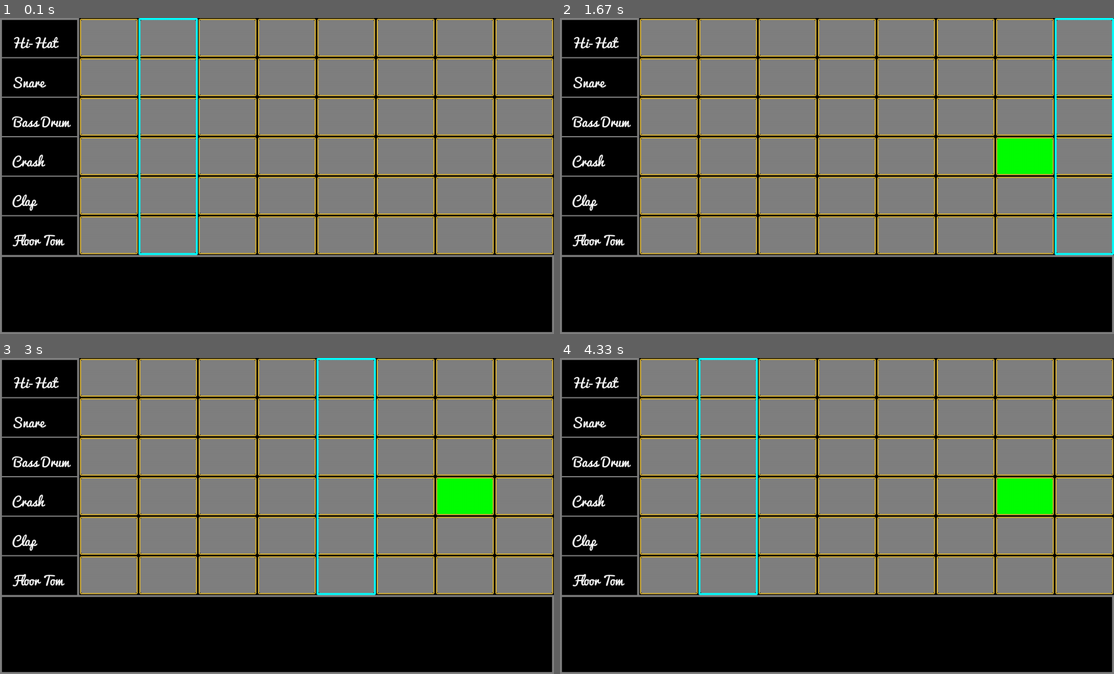
Above: before the commit, frames 1-4 (two rows, left to right).
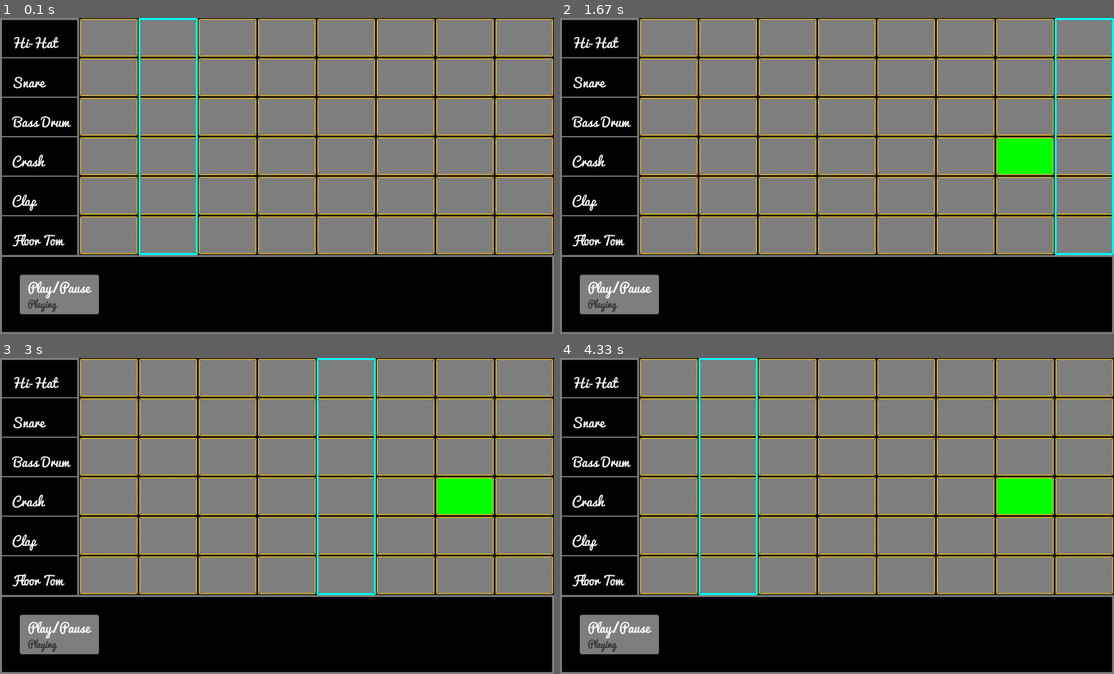
Above: after the commit, the same moments.

Repository: josh-dunaway/pygame-drum-machine
Game: pygame game, started from drum-machine.py
Same seed, same stepped clock (60 frames per second), same inputs: the game is played once before the commit and once after it.
Inputs (mouse positions are in pixels of both pictures, inside the frame that each line leads up to):
- Up to frame 1 (0.1 s): no input
- Up to frame 2 (1.67 s): press the mouse at (1025, 157) at 0.37 s; move the mouse to (842, 141) at 0.47 s; release the mouse at (665, 128) at 0.6 s
- Up to frame 3 (3 s): no input
- Up to frame 4 (4.33 s): no input

The runs differ from the first frame. In frame 1, 1.8% of the frame differs, in the area x 3-18%, y 81-94%; in frame 2, 1.8%; in frame 3, 1.8%; in frame 4, 1.8%.

Commit message:
Added play/pause button and function

Diff:
--- a/drum-machine.py
+++ b/drum-machine.py
@@ -8,6 +8,7 @@
 black = (0, 0, 0)
 white = (255, 255, 255)
 gray = (128, 128, 128)
+dark_gray = (50, 50, 50)
 green = (0, 255, 0)
 gold = (212, 175, 55)
 blue = (0, 255, 255)
@@ -15,6 +16,7 @@
 screen = pygame.display.set_mode([WIDTH, HEIGHT])
 pygame.display.set_caption('Drum Machine')
 label_font = pygame.font.Font('Pacifico.ttf', 32)
+medium_font = pygame.font.Font('Pacifico.ttf', 24)
 
 fps = 60
 timer = pygame.time.Clock()
@@ -122,6 +124,16 @@
     timer.tick(fps)
     screen.fill(black)
     boxes = draw_grid(clicked, active_beat)
+    # lower menu buttons (should i put near draw_grid?)
+    play_pause = pygame.draw.rect(screen, gray, [50, HEIGHT - 150, 200, 100], 0, 5)
+    play_text = label_font.render('Play/Pause', True, white)
+    screen.blit(play_text, (70, HEIGHT - 150))
+    if playing:
+        play_text2 = medium_font.render('Playing', True, dark_gray)
+    else:
+        play_text2 = medium_font.render('Paused', True, dark_gray)
+    screen.blit(play_text2, (70, HEIGHT - 100))
+
     if beat_changed:
         play_notes()
         beat_changed = False
@@ -134,6 +146,12 @@
                 if boxes[i][0].collidepoint(event.pos):
                     coords = boxes[i][1]
                     clicked[coords[1]][coords[0]] *= -1
+        if event.type == pygame.MOUSEBUTTONUP:
+            if play_pause.collidepoint(event.pos):
+                if playing:
+                    playing = False
+                elif not playing:
+                    playing = True
 
     beat_length = 3600 // bpm
 
